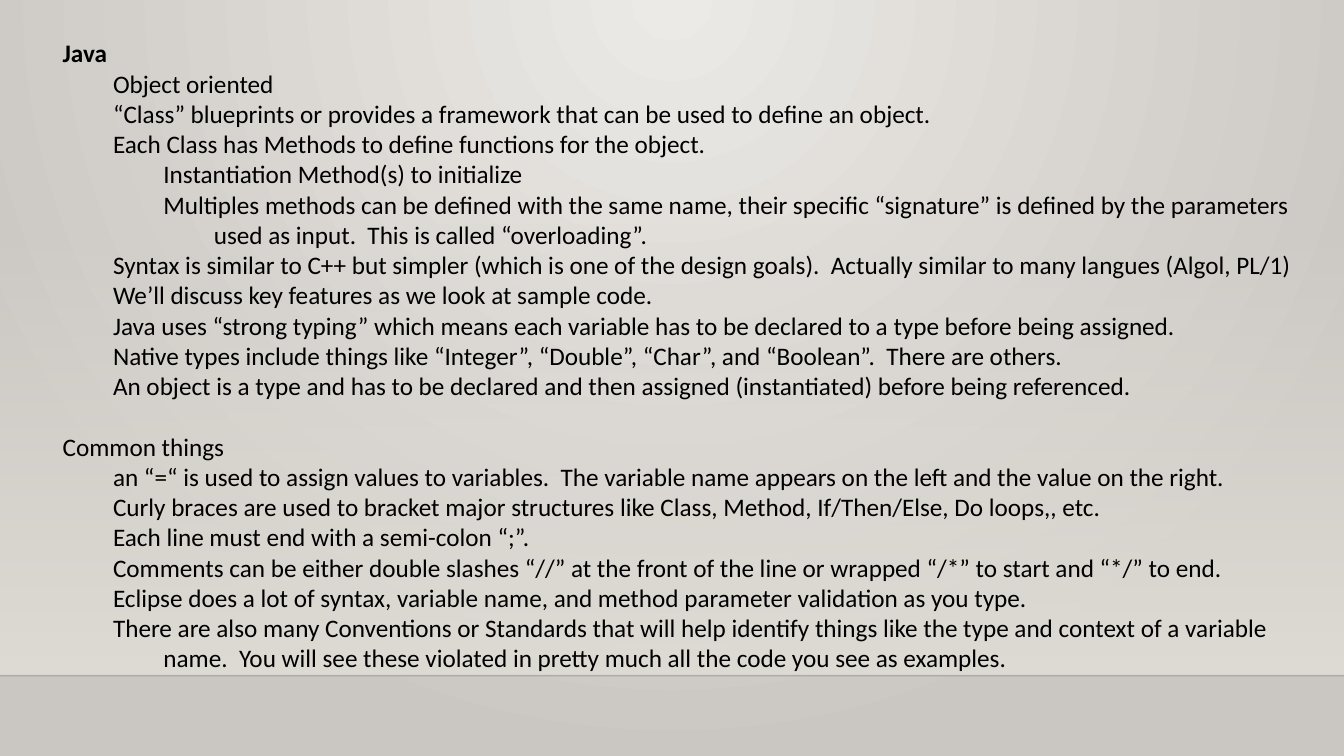
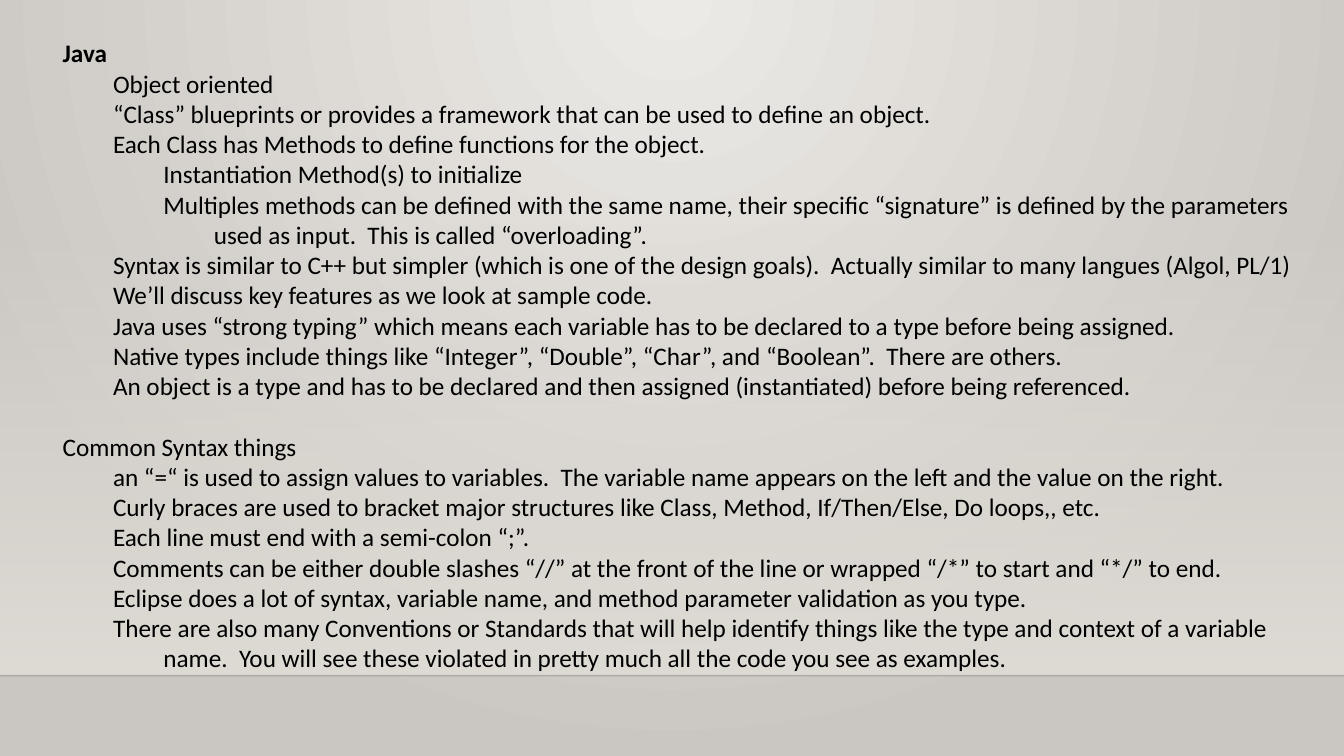
Before and after one commit to 4662FRCRobotics/Training, a slide deck: slide 4 of FRC 4662 Programming Intro.pptx. Drawn at 1344x756 pixels with LibreOffice and Linux fonts; fonts in the diff are those of the drawing; background and template pictures are left out. Boxes give left, top, right and bottom in pixels: in the first picture for what was removed or moved away, otherwise in the second. Text is boxed around its words. In the diff, an @@ line names an element or a change of style, - is before the commit and + after.

```diff
--- a/FRC 4662 Programming Intro.pptx
+++ b/FRC 4662 Programming Intro.pptx
@@ text at box(63, 438, 296, 461): text changed @@
-Common things
+Common Syntax things
```
Also in this commit, not shown: 3 other slides changed.
